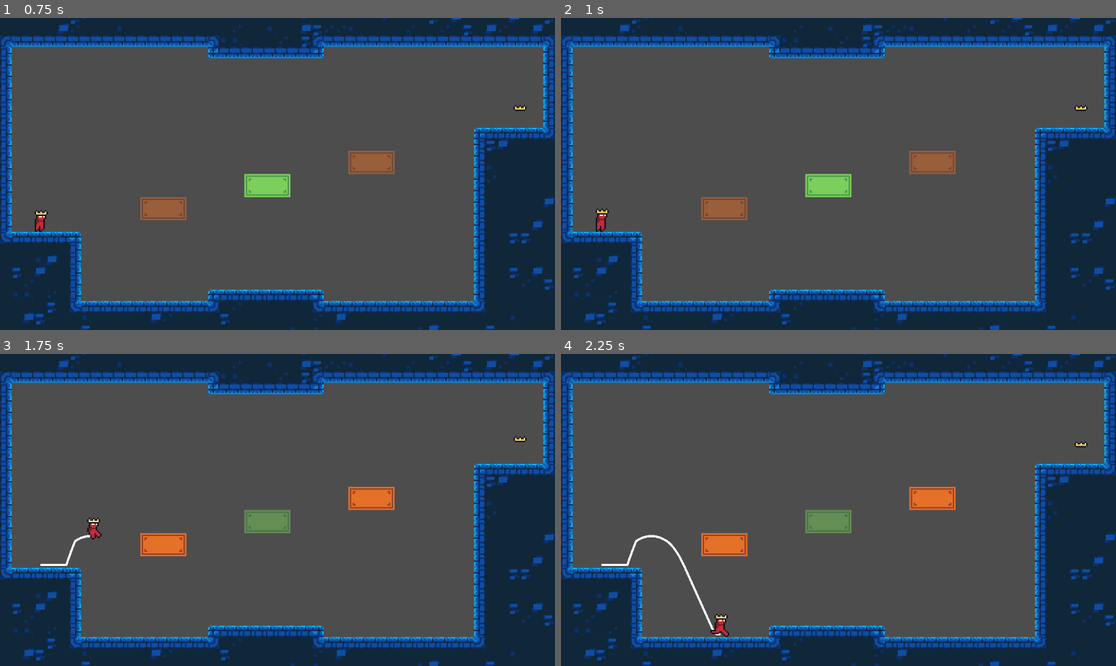
Above: before the commit, frames 1-4 (two rows, left to right).
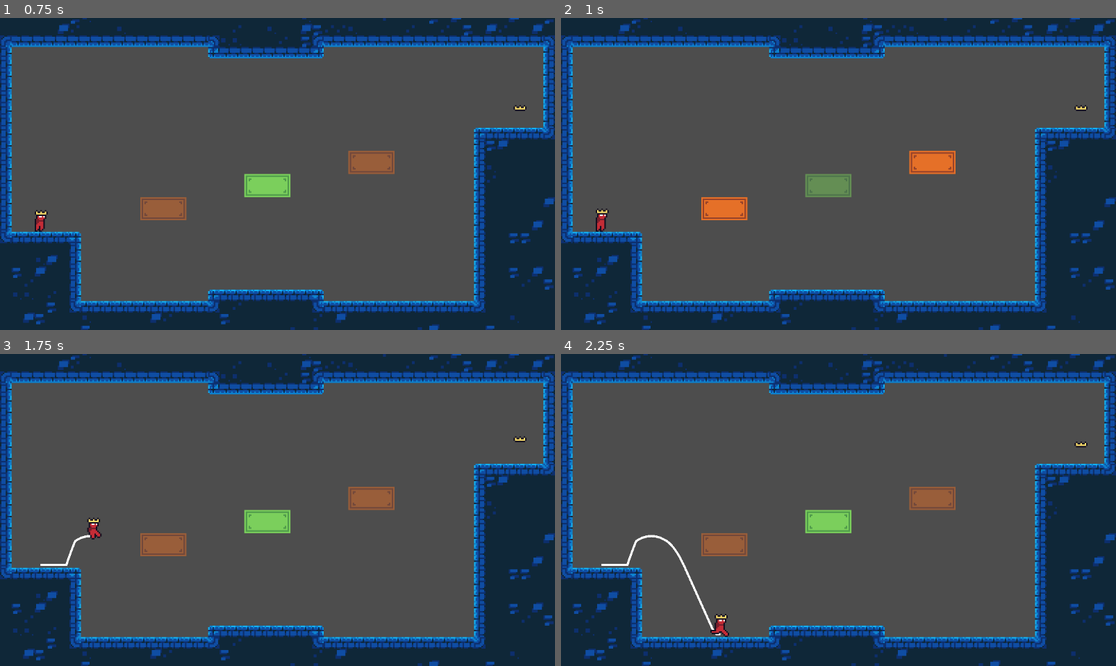
Above: after the commit, the same moments.

Repository: Brooklyn-Dev/gmtk-2025
Game: Godot game, scene res://scenes/Menu.tscn
Two runs of this game, one before a commit and one after it. Both use one fixed random seed, a clock stepped at 60 frames per second and the inputs below.
Inputs:
- Up to frame 1 (0.75 s): click "Play" at 0.5 s
- Up to frame 2 (1 s): no input
- Up to frame 3 (1.75 s): hold Right (move_right) from 1.28 s (still down); tap Z (jump) at 1.52 s
- Up to frame 4 (2.25 s): keep holding Right (move_right)

Frame 1 is identical in both runs. In frame 2, 1.9% of the frame differs, in the area x 25-72%, y 42-65%; in frame 3, 1.9%; in frame 4, 1.9%.

Commit message:
feat: add looping music

Diff:
--- a/project.godot
+++ b/project.godot
@@ -18,6 +18,7 @@
 
 SceneManager="*res://scenes/scene_manager.tscn"
 BeatManager="*res://scripts/beat_manager.gd"
+AudioManager="*res://scripts/audio_manager.gd"
 
 [dotnet]
 
--- /dev/null
+++ b/scripts/audio_manager.gd
@@ -0,0 +1,18 @@
+extends Node
+
+@onready var music_player = AudioStreamPlayer.new()
+
+func _ready():
+	add_child(music_player)
+
+	music_player.stream = load("res://assets/music.wav")
+	music_player.autoplay = false
+
+	play_music()
+
+func play_music():
+	if not music_player.playing:
+		music_player.play()
+
+func stop_music():
+	music_player.stop()
--- a/scripts/beat_manager.gd
+++ b/scripts/beat_manager.gd
@@ -2,7 +2,7 @@
 
 signal beat_tick(beat_count)
 
-@export var bpm := 100
+var bpm := 140
 var beat_interval_seconds := 60.0 / bpm
 
 var beat_timer := 0.0
Not shown, added: assets/music.wav.import
Not shown, added: scripts/audio_manager.gd.uid
Not shown, added: assets/music.wav
